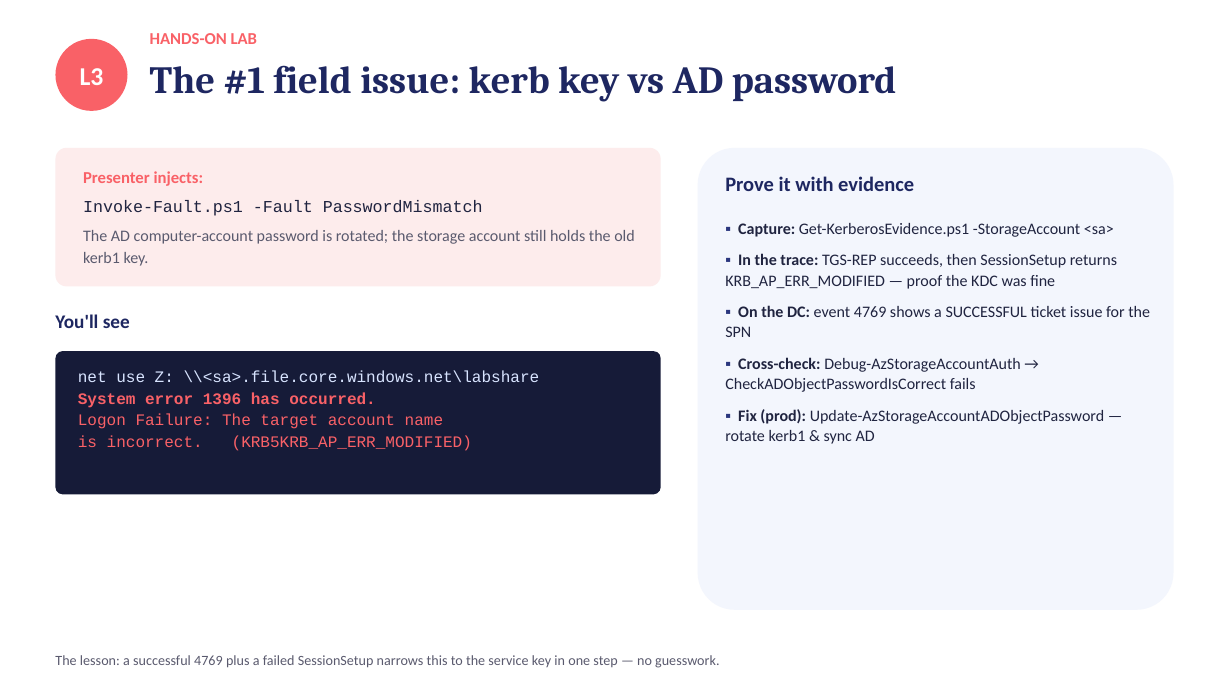
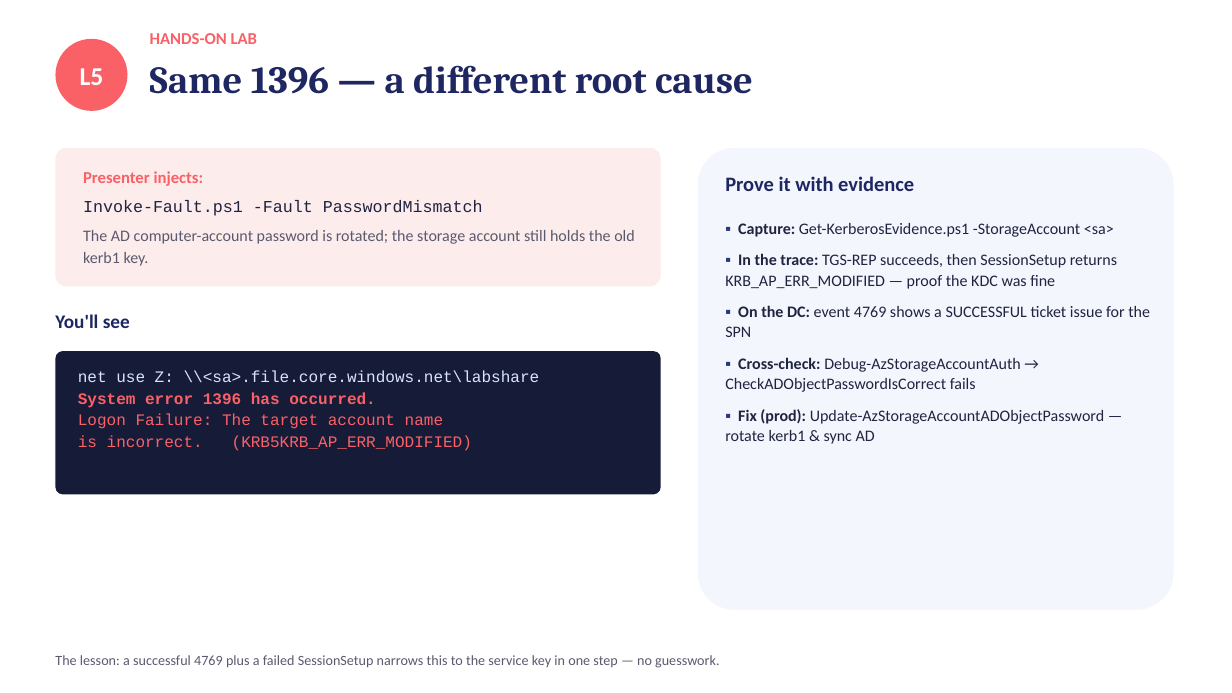
Before and after one commit to kmin1223/azfiles-lab, a slide deck: slide 23 of session1-adds-deck.pptx (slide 20 before the commit). Drawn at 1232x693 pixels with LibreOffice and Linux fonts; fonts in the diff are those of the drawing. Boxes give left, top, right and bottom in pixels: in the first picture for what was removed or moved away, otherwise in the second. Text is boxed around its words. In the diff, an @@ line names an element or a change of style, - is before the commit and + after.

```diff
--- a/session1-adds-deck.pptx
+++ b/session1-adds-deck.pptx
@@ text in ellipse at [80, 68, 104, 85]: text changed @@
-L3
+L5
@@ text at [150, 65, 753, 94]: text changed @@
-The #1 field issue: kerb key vs AD password
+Same 1396 — a different root cause
```
Also in this commit, not shown: 4 other slides changed, 1 slide added, 7 other files.
